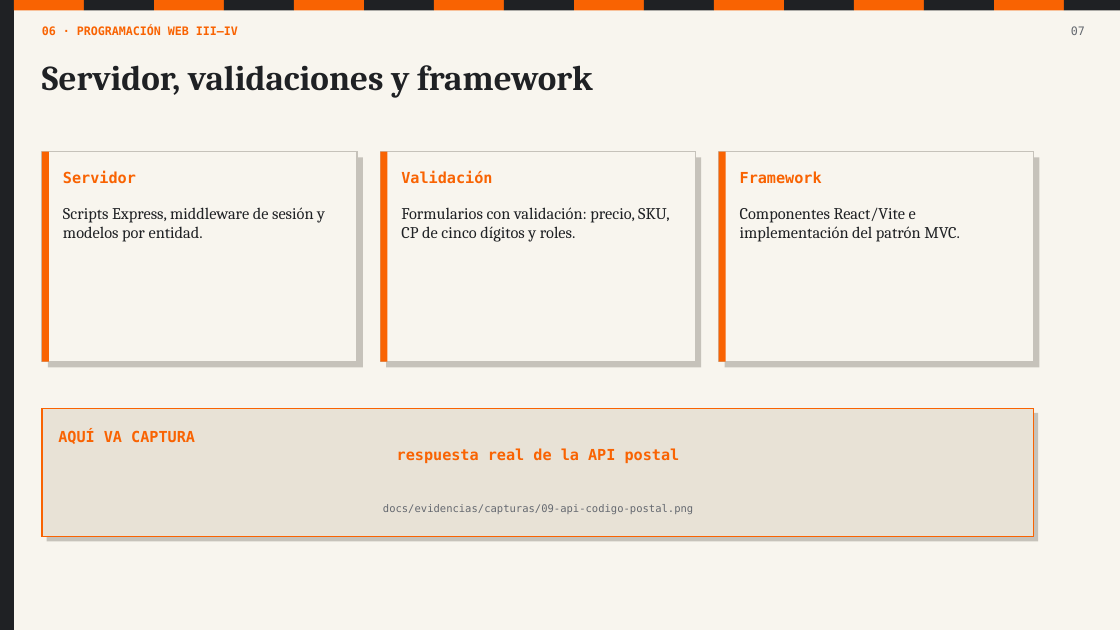
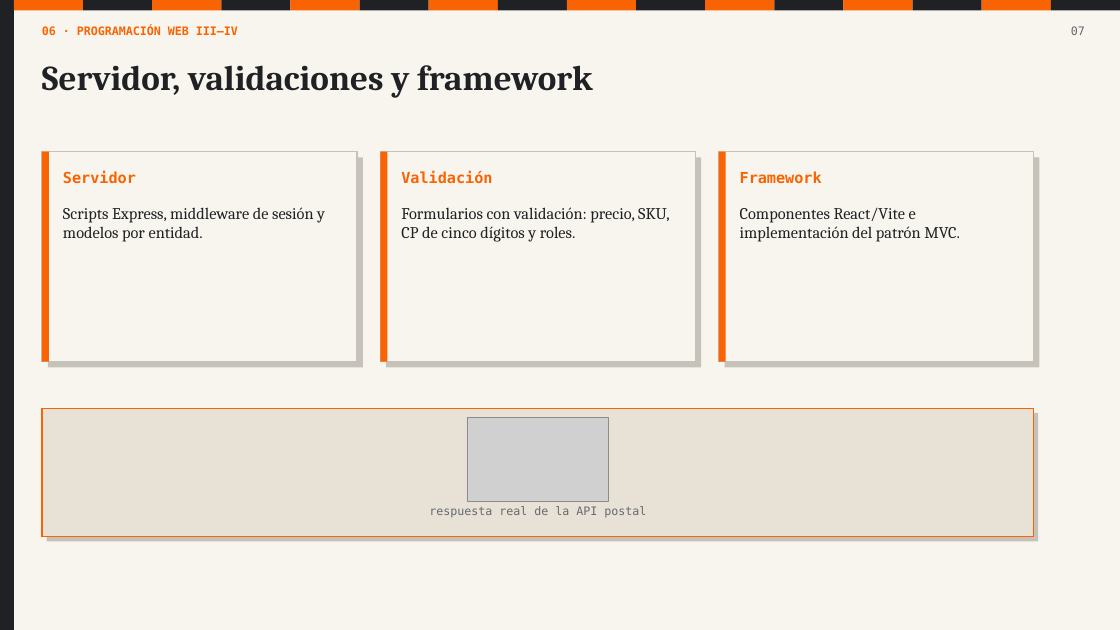
Before and after one commit to angelgael10/ferreteria-pos, a slide deck: slide 7 of docs/presentacion/Defensa_ferreteria_POS.pptx. Drawn at 1120x630 pixels with LibreOffice and Linux fonts; fonts in the diff are those of the drawing; grey boxes stand for pictures. Boxes give left, top, right and bottom in pixels: in the first picture for what was removed or moved away, otherwise in the second. Text is boxed around its words. In the diff, an @@ line names an element or a change of style, - is before the commit and + after.

Commit message:
docs: cerrar bitacora y entregable final

```diff
--- a/docs/presentacion/Defensa_ferreteria_POS.pptx
+++ b/docs/presentacion/Defensa_ferreteria_POS.pptx
@@ 5 rectangles: place and size @@
-5 rectangles at <box>294,0,644,10</box>
+5 rectangles at <box>291,0,636,10</box>
@@ 6 rectangles: place and size @@
-6 rectangles at <box>644,0,1064,10</box>
+6 rectangles at <box>636,0,1051,10</box>
@@ rectangle: place and size @@
-rectangle at <box>1065,0,1120,10</box>
+rectangle at <box>1051,0,1120,10</box>
@@ picture added at <box>467,418,608,502</box> @@
@@ text removed at <box>383,504,693,514</box> @@
-docs/evidencias/capturas/09-api-codigo-postal.png
@@ text at <box>429,506,646,517</box>: text changed; size 13 to 10 pt; text colour #F96302 to #656970; bold off @@
-AQUÍ VA CAPTURA
-respuesta real de la API postal
+respuesta real de la API postal
```
Also in this commit, not shown: 13 other slides changed, 3 other files.
